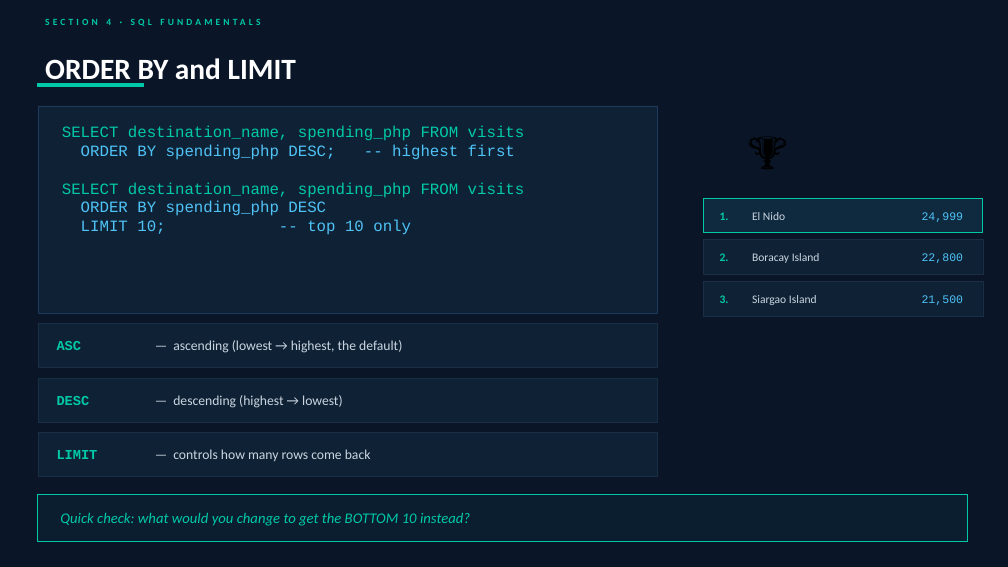
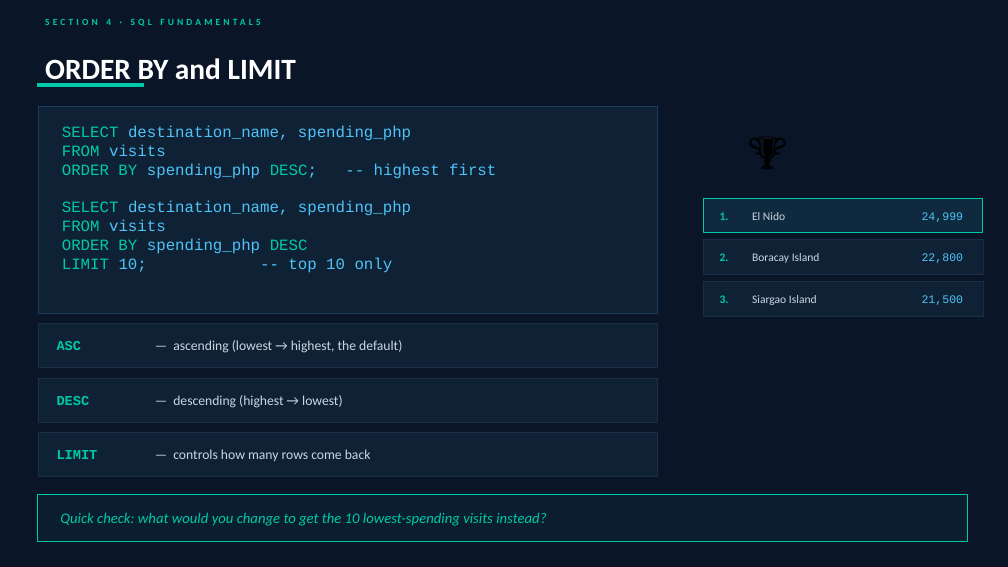
Before and after one commit to rachellvinculado/sql-seminar-nsm2026, a slide deck: slide 21 of SQL_Seminar_Deck_102026.pptx. Drawn at 1008x567 pixels with LibreOffice and Linux fonts; fonts in the diff are those of the drawing. Boxes give left, top, right and bottom in pixels: in the first picture for what was removed or moved away, otherwise in the second. Text is boxed around its words. In the diff, an @@ line names an element or a change of style, - is before the commit and + after.

```diff
--- a/SQL_Seminar_Deck_102026.pptx
+++ b/SQL_Seminar_Deck_102026.pptx
@@ text at (x1=62, y1=125, x2=411, y2=156): text changed; text colour #00C9A7 to #4FC3F7 @@
-SELECT destination_name, spending_php FROM visits
+SELECT destination_name, spending_php
+FROM visits
@@ text at (x1=62, y1=163, x2=496, y2=273): text colour #4FC3F7 to #00C9A7 in "ORDER BY DESC;", "ORDER BY DESC", "LIMIT" @@
@@ text at (x1=62, y1=201, x2=411, y2=231): text changed; text colour #00C9A7 to #4FC3F7 @@
-SELECT destination_name, spending_php FROM visits
+SELECT destination_name, spending_php
+FROM visits
@@ text at (x1=60, y1=513, x2=546, y2=526): text changed @@
-Quick check: what would you change to get the BOTTOM 10 instead?
+Quick check: what would you change to get the 10 lowest-spending visits instead?
```
Also in this commit, not shown: 17 other slides changed, 7 slides removed, 1 other file.
